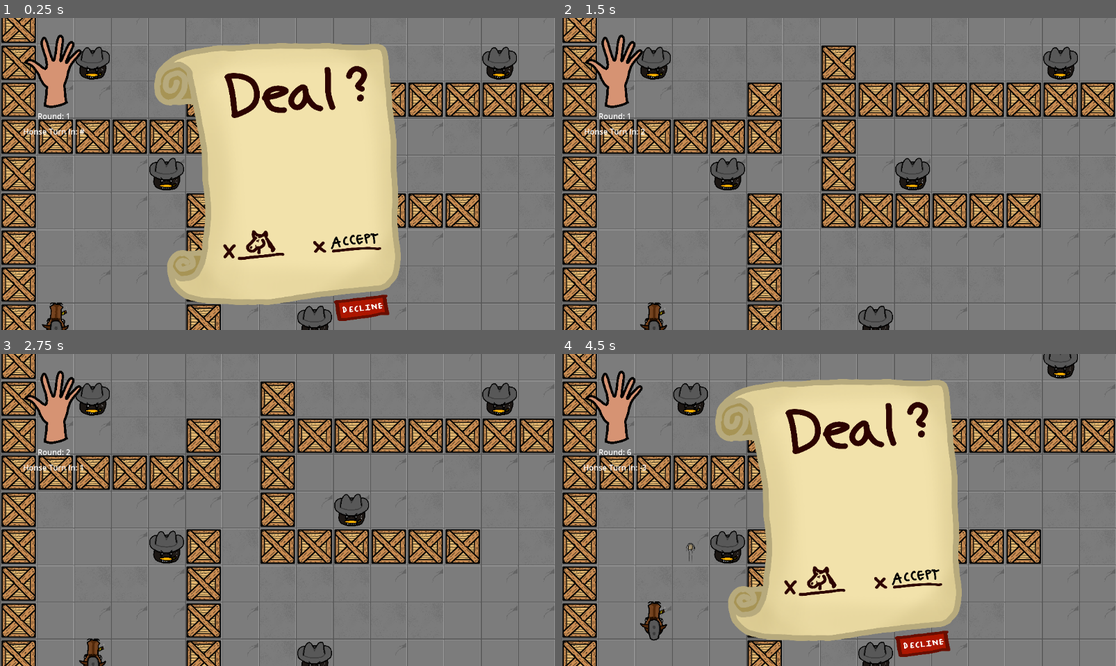
Above: before the commit, frames 1-4 (two rows, left to right).
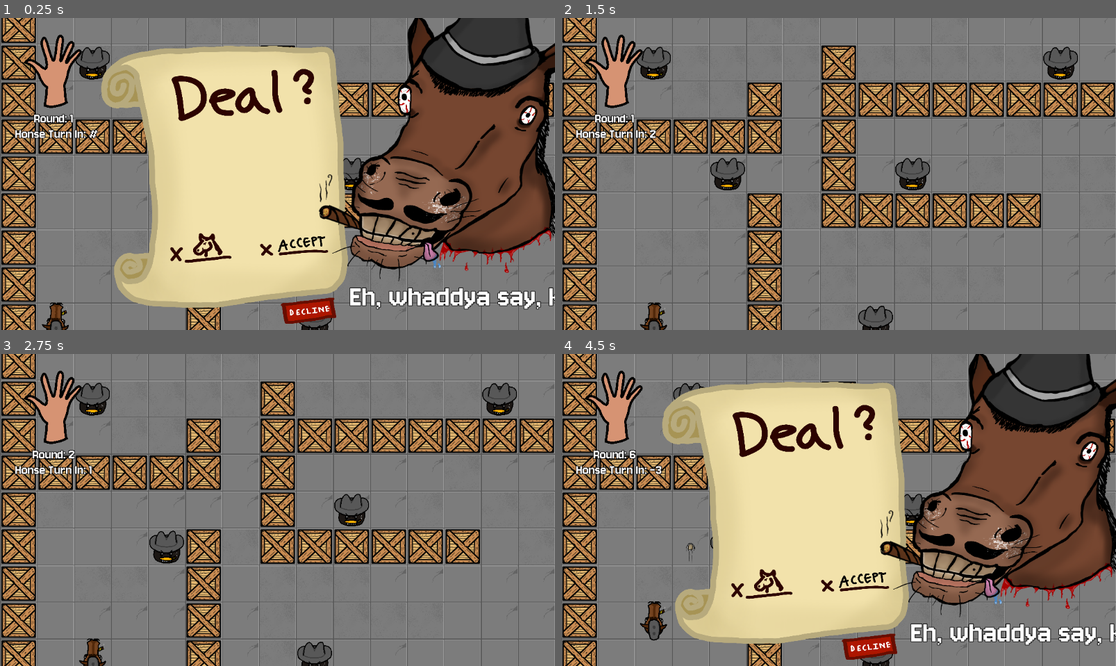
Above: after the commit, the same moments.

Repository: AT0M1X/TheHorseheadPact
Game: Godot game, scene res://scenes/main/Main.tscn
Same seed, same stepped clock (60 frames per second), same inputs: the game is played once before the commit and once after it.
Inputs (mouse positions are in pixels of both pictures, inside the frame that each line leads up to; where the layout moved, square brackets give the same spot in the first picture):
- Up to frame 1 (0.25 s): no input
- Up to frame 2 (1.5 s): click (860, 242) [916, 239] at 0.5 s; tap Enter at 1.25 s; hold D (move_right) from 1.28 s (still down); hold Space (shoot) from 1.28 s (still down)
- Up to frame 3 (2.75 s): release D (move_right) at 2.03 s; release Space (shoot) at 2.03 s; hold S (move_down) from 2.03 s (still down); tap Space (shoot) at 2.1 s
- Up to frame 4 (4.5 s): tap Enter at 2.75, 4.25 s; release S (move_down) at 2.78 s; hold D (move_right) 2.78-3.53 s; hold Space (shoot) 2.78-3.53 s; hold W (move_up) 3.53-4.28 s; tap Space (shoot) at 3.6 s; hold A (move_left) from 4.28 s (still down); hold Space (shoot) from 4.28 s (still down)

The runs differ from the first frame. In frame 1, 44% of the frame differs, in the area x 2-100%, y 0-98%; in frame 2, 0.5%; in frame 3, 0.5%; in frame 4, 44%.

Commit message:
Added sounds

Diff:
--- /dev/null
+++ b/default_bus_layout.tres
@@ -0,0 +1,4 @@
+[gd_resource type="AudioBusLayout" format=3 uid="uid://bepbilsbex722"]
+
+[resource]
+bus/0/volume_db = -0.130497
--- a/scenes/user_interface/UserInterface.tscn
+++ b/scenes/user_interface/UserInterface.tscn
@@ -1,14 +1,34 @@
-[gd_scene load_steps=8 format=3 uid="uid://dtuhanki4xciu"]
+[gd_scene load_steps=13 format=3 uid="uid://dtuhanki4xciu"]
 
 [ext_resource type="Texture2D" uid="uid://bq5nbnu2qmksx" path="res://assets/art/0_-_Full_hand.png" id="1_0duag"]
 [ext_resource type="Script" uid="uid://dqoca2s0s2vlm" path="res://scripts/user_interface/UserInterface.gd" id="1_xfl3k"]
 [ext_resource type="Texture2D" uid="uid://bq6mk4ijwngy6" path="res://assets/art/deal_popup.png" id="3_oy35w"]
 [ext_resource type="Texture2D" uid="uid://nm00j5xteyku" path="res://assets/art/deal_accept_button.png" id="4_fjkas"]
+[ext_resource type="Texture2D" uid="uid://djbkys8kkvvdj" path="res://assets/art/Honse.png" id="4_pikq3"]
 [ext_resource type="Texture2D" uid="uid://b5ehnl4jlpk8w" path="res://assets/art/deal_decline_button.png" id="5_becbd"]
+[ext_resource type="FontFile" uid="uid://bkl31vp0j2may" path="res://assets/fonts/Jersey_10/Jersey10-Regular.ttf" id="7_aovcg"]
+
+[sub_resource type="LabelSettings" id="LabelSettings_pikq3"]
+font = ExtResource("7_aovcg")
+font_size = 30
+outline_size = 5
+outline_color = Color(0, 0, 0, 1)
+
+[sub_resource type="LabelSettings" id="LabelSettings_aovcg"]
+font = ExtResource("7_aovcg")
+font_size = 30
+outline_size = 5
+outline_color = Color(0, 0, 0, 1)
 
 [sub_resource type="StyleBoxEmpty" id="StyleBoxEmpty_1l8s8"]
 
 [sub_resource type="StyleBoxEmpty" id="StyleBoxEmpty_pikq3"]
+
+[sub_resource type="LabelSettings" id="LabelSettings_acf64"]
+font = ExtResource("7_aovcg")
+font_size = 68
+outline_size = 5
+outline_color = Color(0, 0, 0, 1)
 
 [node name="User Interface" type="CanvasLayer"]
 script = ExtResource("1_xfl3k")
@@ -37,6 +57,7 @@
 offset_right = 192.0
 offset_bottom = 224.0
 text = "Round: 1"
+label_settings = SubResource("LabelSettings_pikq3")
 horizontal_alignment = 1
 
 [node name="Honse Counter" type="Label" parent="UI Root"]
@@ -46,6 +67,7 @@
 offset_right = 192.0
 offset_bottom = 256.0
 text = "Honse Turn In: #"
+label_settings = SubResource("LabelSettings_aovcg")
 horizontal_alignment = 1
 
 [node name="Deal" type="TextureRect" parent="UI Root"]
@@ -55,13 +77,22 @@
 anchor_top = 0.5
 anchor_right = 0.5
 anchor_bottom = 0.5
-offset_left = -256.0
-offset_top = -272.0
-offset_right = 256.0
-offset_bottom = 272.0
+offset_left = -366.0
+offset_top = -266.0
+offset_right = 146.0
+offset_bottom = 278.0
 grow_horizontal = 2
 grow_vertical = 2
 texture = ExtResource("3_oy35w")
+expand_mode = 1
+
+[node name="Honse Head" type="TextureRect" parent="UI Root/Deal"]
+layout_mode = 0
+offset_left = 387.0
+offset_top = -182.0
+offset_right = 1149.0
+offset_bottom = 552.0
+texture = ExtResource("4_pikq3")
 expand_mode = 1
 
 [node name="Accept Deal" type="Button" parent="UI Root/Deal"]
@@ -119,5 +150,19 @@
 icon = ExtResource("5_becbd")
 icon_alignment = 1
 
+[node name="Label" type="Label" parent="UI Root/Deal"]
+layout_mode = 0
+offset_left = 517.0
+offset_top = 484.0
+offset_right = 1021.0
+offset_bottom = 562.0
+text = "Eh, whaddya say, kid?"
+label_settings = SubResource("LabelSettings_acf64")
+
+[node name="Audio" type="AudioStreamPlayer2D" parent="."]
+
+[node name="AudioListener" type="AudioListener2D" parent="."]
+current = true
+
 [connection signal="pressed" from="UI Root/Deal/Accept Deal" to="." method="_on_accept_deal_pressed"]
 [connection signal="pressed" from="UI Root/Deal/Decline Deal" to="." method="_on_decline_deal_pressed"]
--- a/scripts/user_interface/UserInterface.gd
+++ b/scripts/user_interface/UserInterface.gd
@@ -6,6 +6,12 @@
 @onready var accept_button: Button = $"UI Root/Deal/Accept Deal"
 @onready var decline_button: Button = $"UI Root/Deal/Decline Deal"
 @onready var deal: TextureRect = $"UI Root/Deal"
+
+@onready var audio = $Audio
+
+var sound_break_finger = preload("res://assets/sound/av.wav")
+var sound_deal = preload("res://assets/sound/What do you say.wav")
+var sound_accept = preload("res://assets/sound/vrinsk.wav")
 
 var fingers := [
 	preload("res://assets/art/0_-_Full_hand.png"),
@@ -26,6 +32,8 @@
 
 func _update_finger_counter(finger_count):
 	_set_icon_by_index(5 - finger_count)
+	audio.stream = sound_break_finger
+	audio.play()
 
 func _update_turn_counter(current_turn):
 	turn_counter.text = "Round: %s" % current_turn
@@ -41,6 +49,8 @@
 	deal.visible = true
 	accept_button.visible = true
 	decline_button.visible = true
+	audio.stream = sound_deal
+	audio.play()
 
 func _hide_deal():
 	deal.visible = false
@@ -49,6 +59,8 @@
 
 func _on_accept_deal_pressed() -> void:
 	DealManager.deal_accepted()
+	audio.stream = sound_accept
+	audio.play()
 	_hide_deal()
 
 func _on_decline_deal_pressed() -> void:
Binary file added: assets/art/Honse.png
Not shown, added: assets/art/Honse.png.import
Binary file added: assets/fonts/Jersey_10/Jersey10-Regular.ttf
Not shown, added: assets/fonts/Jersey_10/Jersey10-Regular.ttf.import
Not shown, added: assets/fonts/Jersey_10/OFL.txt
Not shown, added: assets/fonts/Pixelify_Sans/OFL.txt
Binary file added: assets/fonts/Pixelify_Sans/PixelifySans-VariableFont_wght.ttf
Not shown, added: assets/fonts/Pixelify_Sans/PixelifySans-VariableFont_wght.ttf.import
Not shown, added: assets/fonts/Pixelify_Sans/README.txt
Binary file added: assets/fonts/Pixelify_Sans/static/PixelifySans-Bold.ttf
Not shown, added: assets/fonts/Pixelify_Sans/static/PixelifySans-Bold.ttf.import
Binary file added: assets/fonts/Pixelify_Sans/static/PixelifySans-Medium.ttf
(and 14 more such lines)
